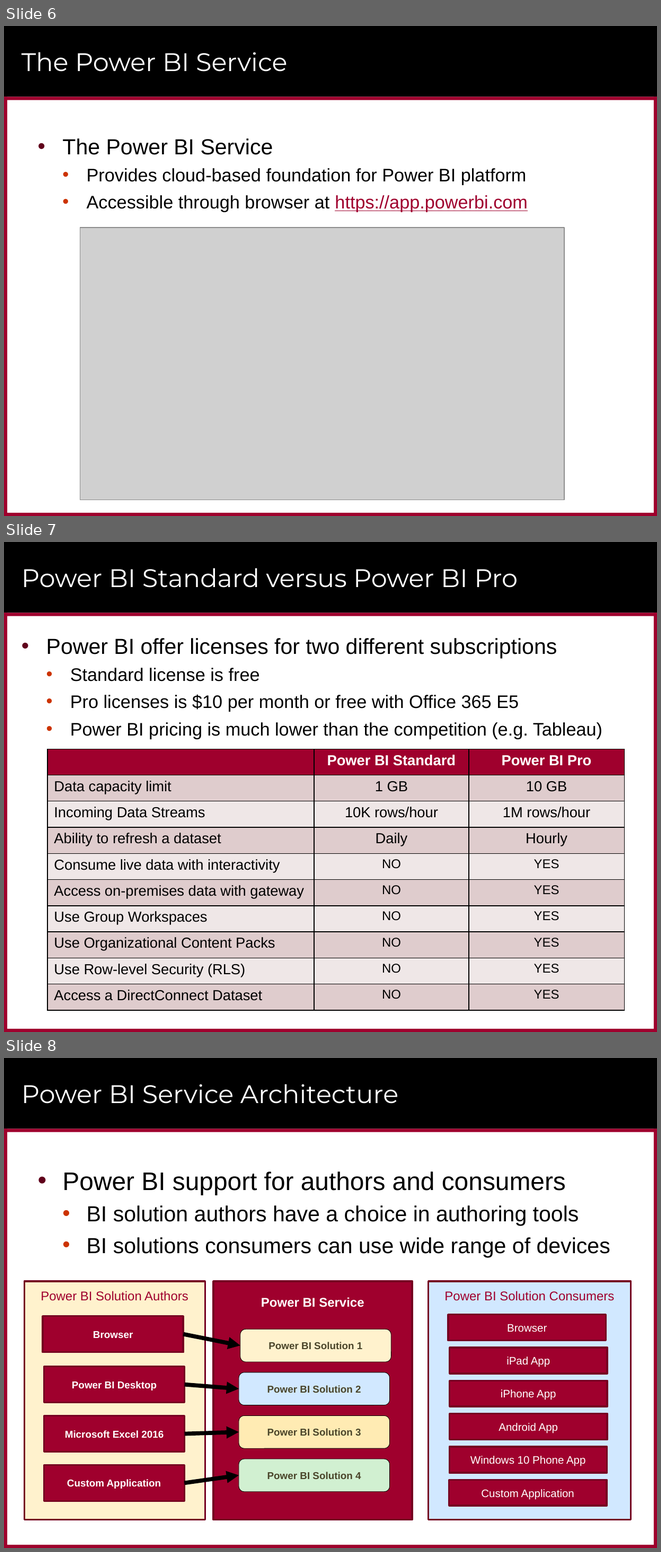
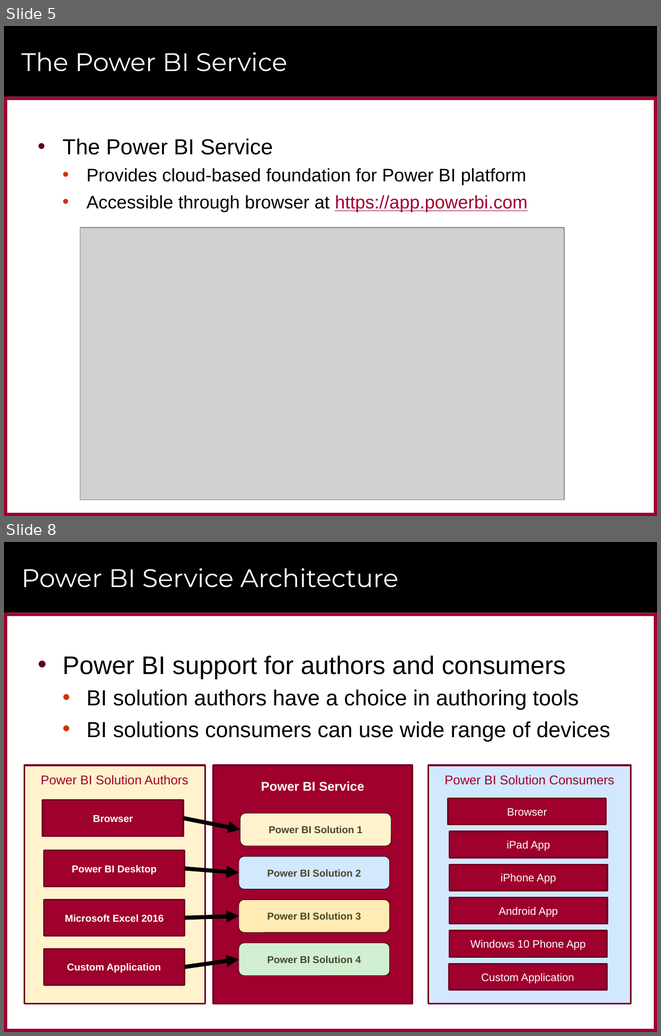
Before and after one commit to CriticalPathTraining/DevInADay, a slide deck: Modules/01_Intro/slides.pptx. Shown one above the other, each under a label of ours: slides 6, 7 and 8 before the commit, slides 5 and 8 after it; the slides between them are not shown. The pictures are 661x1552 and 661x1036 pixels, drawn with LibreOffice and Linux fonts; fonts in the diff are those of the drawing; grey boxes stand for pictures; background and template pictures are left out. Boxes give left, top, right and bottom in pixels: in the first picture for what was removed or moved away, otherwise in the second. Text is boxed around its words. In the diff, an @@ line names an element or a change of style, - is before the commit and + after.

```diff
--- a/Modules/01_Intro/slides.pptx
+++ b/Modules/01_Intro/slides.pptx
@@ slide 7 removed at [4,542,657,1032], background #FFFFFF; not listed: 6 template elements that a slide beside it also shows @@
@@ title removed at [21,568,518,588] @@
-Power BI Standard versus Power BI Pro
@@ text removed at [46,638,602,739] @@
-• Power BI offer licenses for two different subscriptions
-  • Standard license is free
-  • Pro licenses is $10 per month or free with Office 365 E5
-  • Power BI pricing is much lower than the competition (e.g. Tableau)
@@ table removed at [48,749,624,1010], 10 rows, 3 columns @@
- | Power BI Standard | Power BI Pro
-Data capacity limit | 1 GB | 10 GB
-Incoming Data Streams | 10K rows/hour | 1M rows/hour
-Ability to refresh a dataset | Daily | Hourly
-Consume live data with interactivity | NO | YES
-Access on-premises data with gateway | NO | YES
-Use Group Workspaces | NO | YES
-Use Organizational Content Packs | NO | YES
-Use Row-level Security (RLS) | NO | YES
-Access a DirectConnect Dataset | NO | YES
@@ what was slide 6 is now slide 5 @@
```
Also in this commit, not shown: 13 slides changed, 2 slides added, 13 other slides removed, 12 other files.
